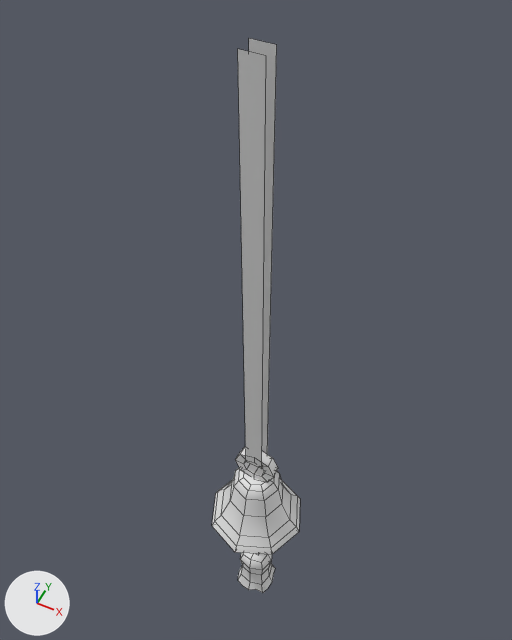
One commit to the Blender file Model/Doorbell.blend: the scene before it, then after it.
Both versions are drawn from a camera (50 mm lens) standing at (5.7, -11.5, 6.6) and looking at (-1.1, 2.1, -10.4). Lighting does not change. The marker at lower left points along +X, +Y and +Z. The picture after the commit comes second. Mesh edges are drawn as thin lines.

Objects in the first picture: 'Base', 'Bell'.
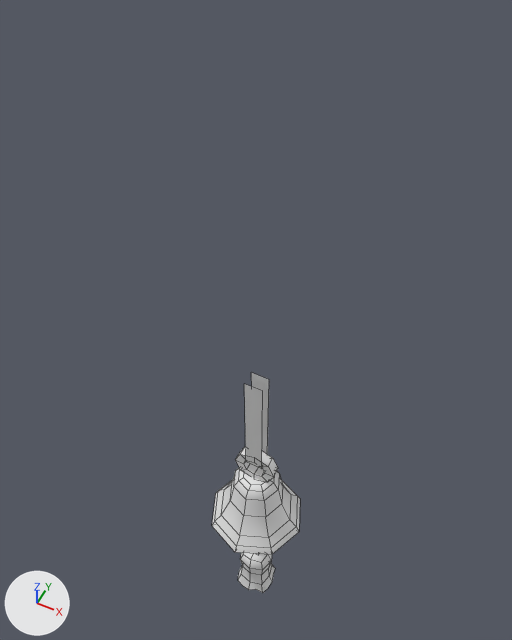
The newer file is also turned or shifted as a whole; pictures and numbers use the older file's frame.

Changed parts and their boxes (x1, y1, x2, y2) in the pictures (512 x 640 px; the box of a moved part takes in the faces that stretch with it):
'Base', reshaped (64% shorter): before (212, 38, 300, 555); after (212, 372, 300, 555)
part 1 of me_baseshape, moved or reshaped: before (238, 38, 277, 454); after (244, 372, 269, 454)

The edits, one by one:
me_baseshape is used by ob_base; location (0.0, 0.0, 0.0).
Before the commit, vertices of me_baseshape: 106 (0.3, 0.2, 0.0) at pixel (276, 44), 107 (-0.3, 0.2, 0.0) at pixel (248, 38), 108 (0.3, -0.2, 0.0) at pixel (265, 55), 111 (-0.3, -0.2, 0.0) at pixel (237, 48).
me_baseshape had 116 vertices, 103 faces and spanned x -1.8..1.8, y -1.8..1.8, z -18.9..0.0.
me_baseshape now has 116 vertices, 103 faces and spans x -1.8..1.8, y -1.8..1.8, z -18.9..-10.5.
Part 1, on me_baseshape:
Vertices 106, 107, 108, 111 of me_baseshape move by (0.0, 0.0, -10.5).
